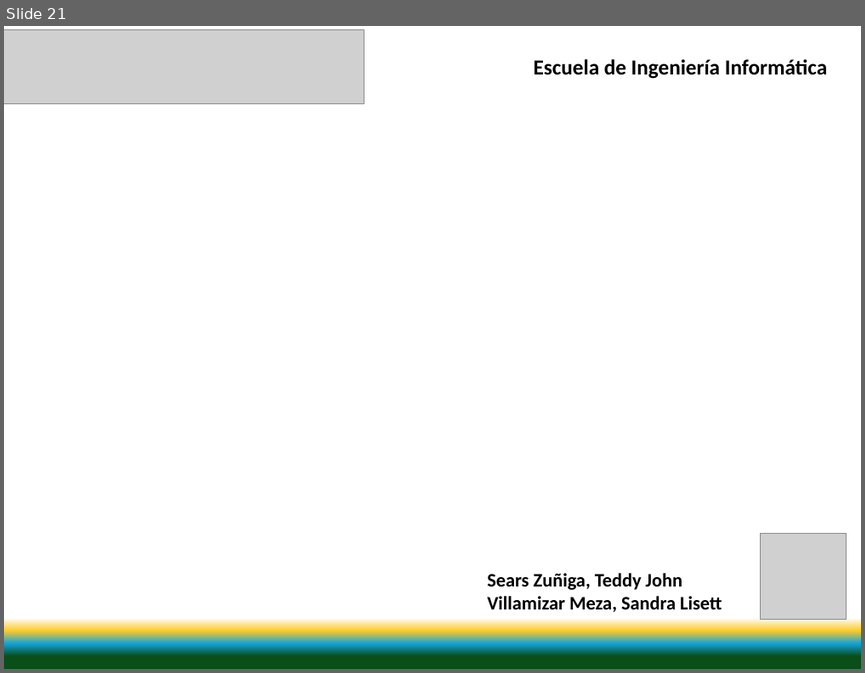
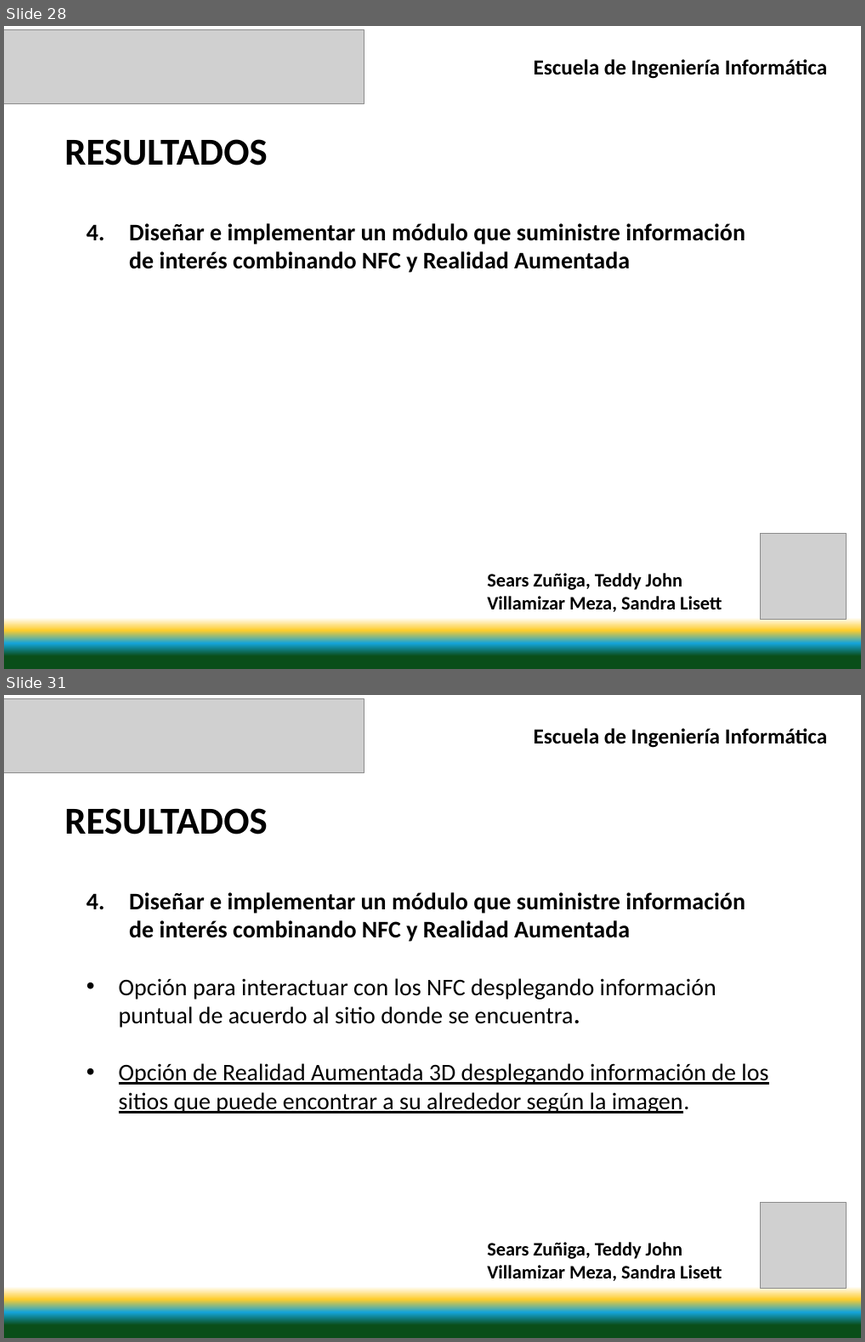
Before and after one commit to svillami/SanTed, a slide deck: Documentacion/Presentacion/Presentacion V1.0.pptx. Shown one above the other, each under a label of ours: slide 21 before the commit, slides 28 and 31 after it; the slides between them are not shown. The pictures are 865x673 and 865x1342 pixels, drawn with LibreOffice and Linux fonts; fonts in the diff are those of the drawing; grey boxes stand for pictures. Boxes give left, top, right and bottom in pixels: in the first picture for what was removed or moved away, otherwise in the second. Text is boxed around its words. In the diff, an @@ line names an element or a change of style, - is before the commit and + after.

Commit message:
Resultados
Se agragan algunos de los resultados.

```diff
--- a/Documentacion/Presentacion/Presentacion V1.0.pptx
+++ b/Documentacion/Presentacion/Presentacion V1.0.pptx
@@ slide 31 added at [4,695,861,1338], background gradient #FFFFFF to #FECC2B to #14A4DA to #0A4E19 @@
@@ picture added at [4,698,364,772] @@
@@ text added at [534,728,827,748], 18 pt, text #000000, bold @@
+Escuela de Ingeniería Informática
@@ text added at [64,808,267,834], 32 pt, text #000000, bold @@
+RESULTADOS
@@ text added at [119,892,768,1113], 20 pt, text #000000 @@
+4. Diseñar e implementar un módulo que suministre información de interés combinando NFC y Realidad Aumentada
+• Opción para interactuar con los NFC desplegando información puntual de acuerdo al sitio donde se encuentra.
+• Opción de Realidad Aumentada 3D desplegando información de los sitios que puede encontrar a su alrededor según la imagen.
@@ picture added at [760,1202,846,1288] @@
@@ text added at [487,1242,722,1281], 16 pt, text #000000, bold @@
+Sears Zuñiga, Teddy John
+Villamizar Meza, Sandra Lisett
@@ what was slide 21 is now slide 28 @@
@@ slide 28 changed as well @@
@@ text added at [64,139,267,165], 32 pt, text #000000, bold @@
+RESULTADOS
@@ text added at [129,223,745,272], 20 pt, text #000000, bold @@
+4. Diseñar e implementar un módulo que suministre información de interés combinando NFC y Realidad Aumentada
```
Also in this commit, not shown: 23 other slides changed, 10 other slides added, 2 other files.
